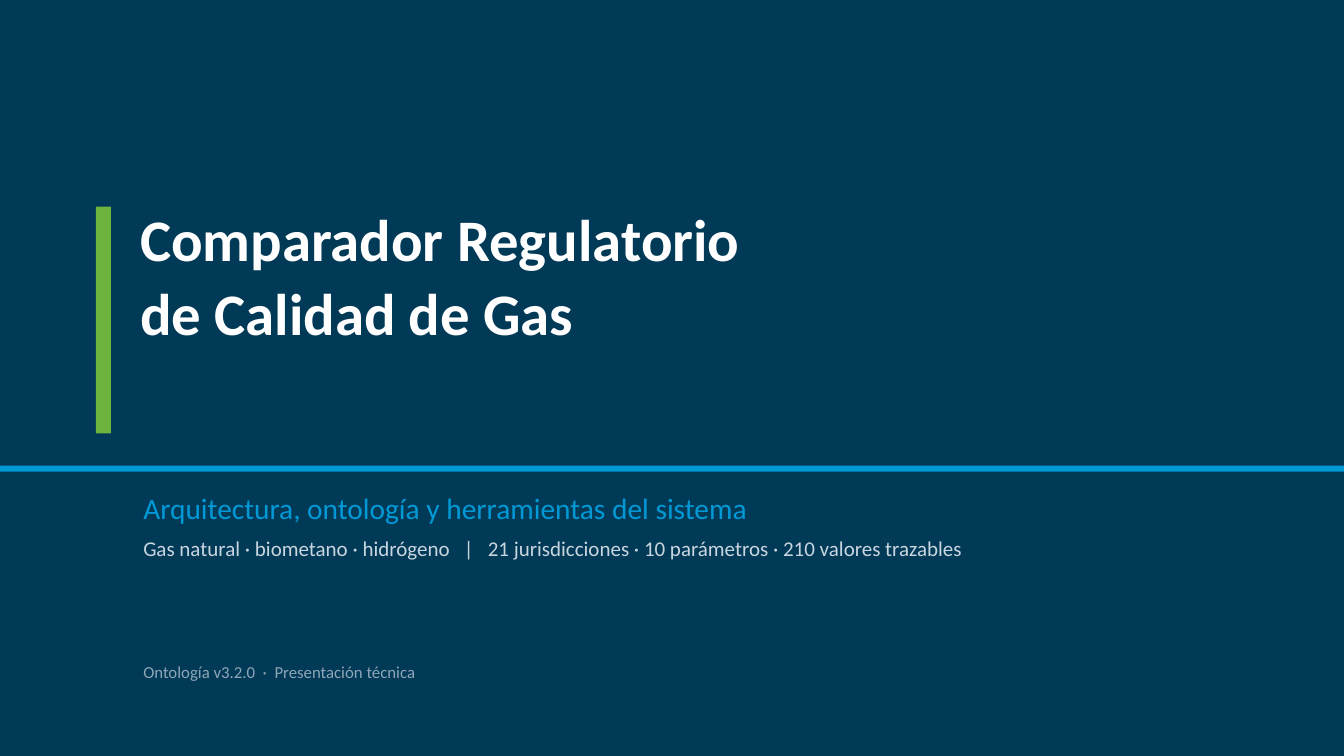
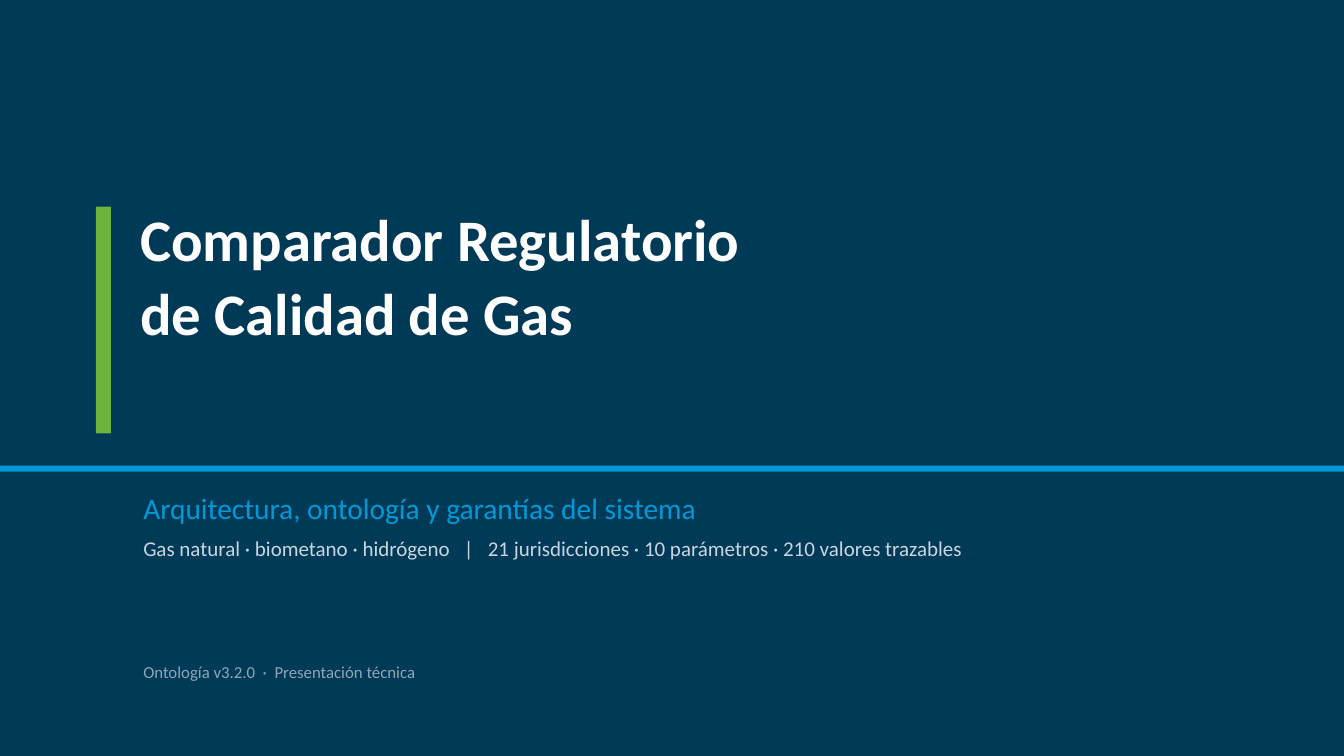
Before and after one commit to CarlosOlivaZurdo/ENAG-S_G1, a slide deck: slide 1 of docs/Presentacion_Comparador_Gas.pptx. Drawn at 1344x756 pixels with LibreOffice and Linux fonts; fonts in the diff are those of the drawing. Boxes give left, top, right and bottom in pixels: in the first picture for what was removed or moved away, otherwise in the second. Text is boxed around its words. In the diff, an @@ line names an element or a change of style, - is before the commit and + after.

```diff
--- a/docs/Presentacion_Comparador_Gas.pptx
+++ b/docs/Presentacion_Comparador_Gas.pptx
@@ text at (x1=143, y1=498, x2=696, y2=524): text changed @@
-Arquitectura, ontología y herramientas del sistema
+Arquitectura, ontología y garantías del sistema
```
Also in this commit, not shown: 8 other slides changed, 9 slides removed, 1 other file.
